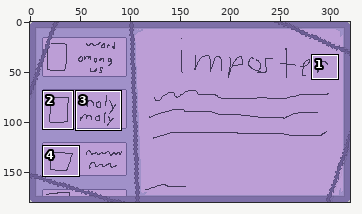
A pixel-art file gets an edit: Aseprite WIP/inventory box.aseprite. Above: a wide view before the commit, with the close-up outlined.
Close-up. Before the edit:
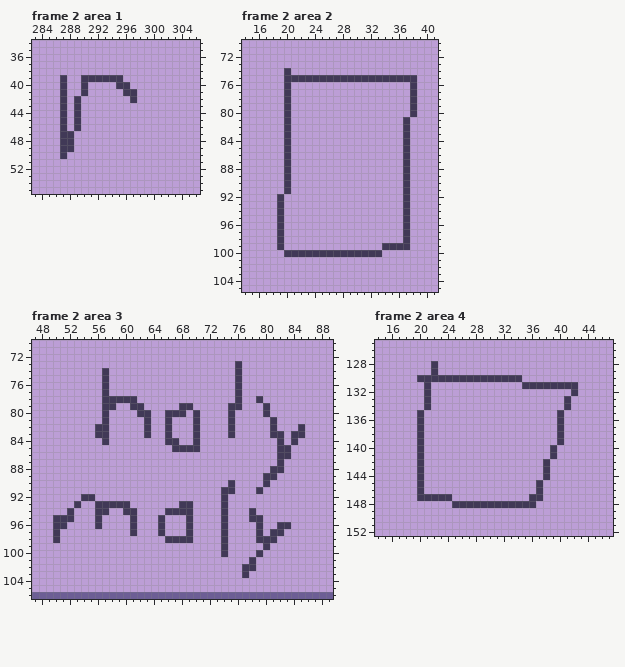
320x180 pixels, 5 frames. Colours within 5 levels of each other are drawn and written as one. Shown: frame 2 area 1: x 283..306, y 34..55; frame 2 area 2: x 14..41, y 70..105; frame 2 area 3: x 47..89, y 70..106; frame 2 area 4: x 14..47, y 125..152. The commit also changed other frames or places, which this record leaves out.
New version:
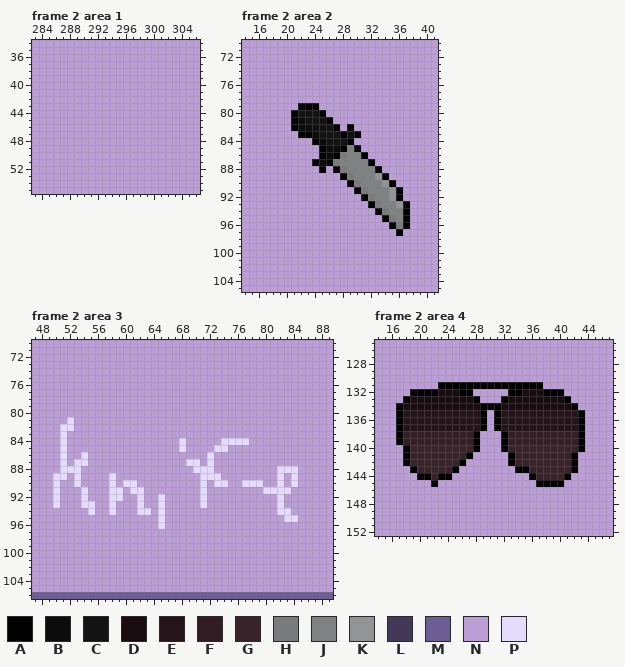
Palette (. is transparent): A #010101  B #0c0c0c  C #131313  D #190d11  E #25151a  F #321e24  G #38232a  H #7a7b7c  J #808183  K #939495  L #413957  M #6c5e95  N #bc9ed6  P #e4dbff
Difference:
layer "text" removed
Changed rows in their new state; - is an unchanged pixel.
Frame 2 area 1:
first column x 287:
39 N--NNNNNN--
40 N--N----NN-
41 N--N-----NN
42 N-N-------N
43 N-N--------
44 N-N--------
45 N-N--------
46 N-N--------
47 NN---------
48 NN---------
49 NN---------
50 N----------
Frame 2 area 2:
first column x 19:
 74 -N------------------
 75 -NNNNNNNNNNNNNNNNNNN
 76 -N-----------------N
 77 -N-----------------N
 78 -N-----------------N
 79 -N-AAA-------------N
 80 -NACCCA------------N
 81 -NABCCCA----------N-
 82 -NABBCCCA-A-------N-
 83 -N-AABCCCACA------N-
 84 -N---ABCCCA-------N-
 85 -N----ABBAJA------N-
 86 -N----ABAHJJA-----N-
 87 -N---ABAHJJJJA----N-
 88 -N----A-AHJJJJA---N-
 89 -N-------AHJJJKA--N-
 90 -N--------AHJJJKA-N-
 91 -N---------AHJJJKAN-
 92 N-----------AHJJKAN-
 93 N------------AHJJKA-
 94 N-------------AHJJA-
 95 N--------------AHJA-
 96 N---------------AHA-
 97 N----------------AN-
 98 N-----------------N-
 99 N--------------NNNN-
100 -NNNNNNNNNNNNNN-----
Frame 2 area 3:
first column x 50:
 73 --------------------------N---------
 74 -------N------------------N---------
 75 -------N------------------N---------
 76 -------N------------------N---------
 77 -------N------------------N---------
 78 -------NNNNN--------------N--N------
 79 -------NN--NN-----NN-----NN---N-----
 80 -------N----NN--NNN-N----N----N-----
 81 --P----N-----N--N---N----N-----N----
 82 -PP---NN-----N--N---N----N-----N---N
 83 -P----NN-----N--N---N----N-----NN-NN
 84 -P-----N--------NNP-N---PPPP----N-N-
 85 -P---------------NPNN--PP-------NN--
 86 -P--P-----------------P---------NN--
 87 -P-PP--------------PP-P---------N---
 88 -PPP----------------PPP--------NPPP-
 89 PP-P----P------------PPP------NNP-P-
 90 P--P----P-PP---------P-PPN-PPPN-P-P-
 91 P---P---PP-PP--------P--NN---NPPPP--
 92 P---PN--PP--P--P-----P--N-------P---
 93 P--NPPNNPNN-P--P--NN-P--N-------P---
 94 --N--PNNP-NNPP-PNNNN----N---N---PP--
 95 NNN---N----N---P---N----N---NN---PP-
 96 NN----N----N---P---N----N----N--NN--
 97 N----------N---N---N----N----N-NN---
 98 N---------------NNNN----N----NNN----
 99 ------------------------N-----N-----
100 ------------------------N----N------
101 ----------------------------N-------
102 ---------------------------NN-------
103 ---------------------------N--------
Frame 2 area 4:
first column x 17:
128 -----N---------------------
129 -----N---------------------
130 ---NNNNNNNNNNNNNNN---------
131 ----N-AAAAAAAAAAAAAAANNNNN-
132 --AAAADDDAA-----AADDDAAA-N-
133 -ADDDDDDDDDA---ADDDDDDDDA--
134 ADDDDDDDDDDDAAADDDDDDDDDDA-
135 AEEEEEEEEEEEA-AEEEEEEEEEEEA
136 AEEEEEEEEEEEA-AEEEEEEEEEEEA
137 AEEEEEEEEEEEA-AEEEEEEEEEEEA
138 AFFFFFFFFFFA---AFFFFFFFFFFA
139 AFFFFFFFFFFA---AFFFFFFFFFFA
140 -AGGGGGGGGGA---AGGGGGGGGGGA
141 -AGGGGGGGGA-----AGGGGGGGGA-
142 -AGGGGGGGA------AGGGGGGGGA-
143 --AGGGGGA--------AAGGGGGGA-
144 ---AAGAA-----------AGGGGA--
145 ---N-A--------------AAAA---
146 ---N----------------N------
147 ---NNNNN-----------NN------
148 --------NNNNNNNNNNNN-------
